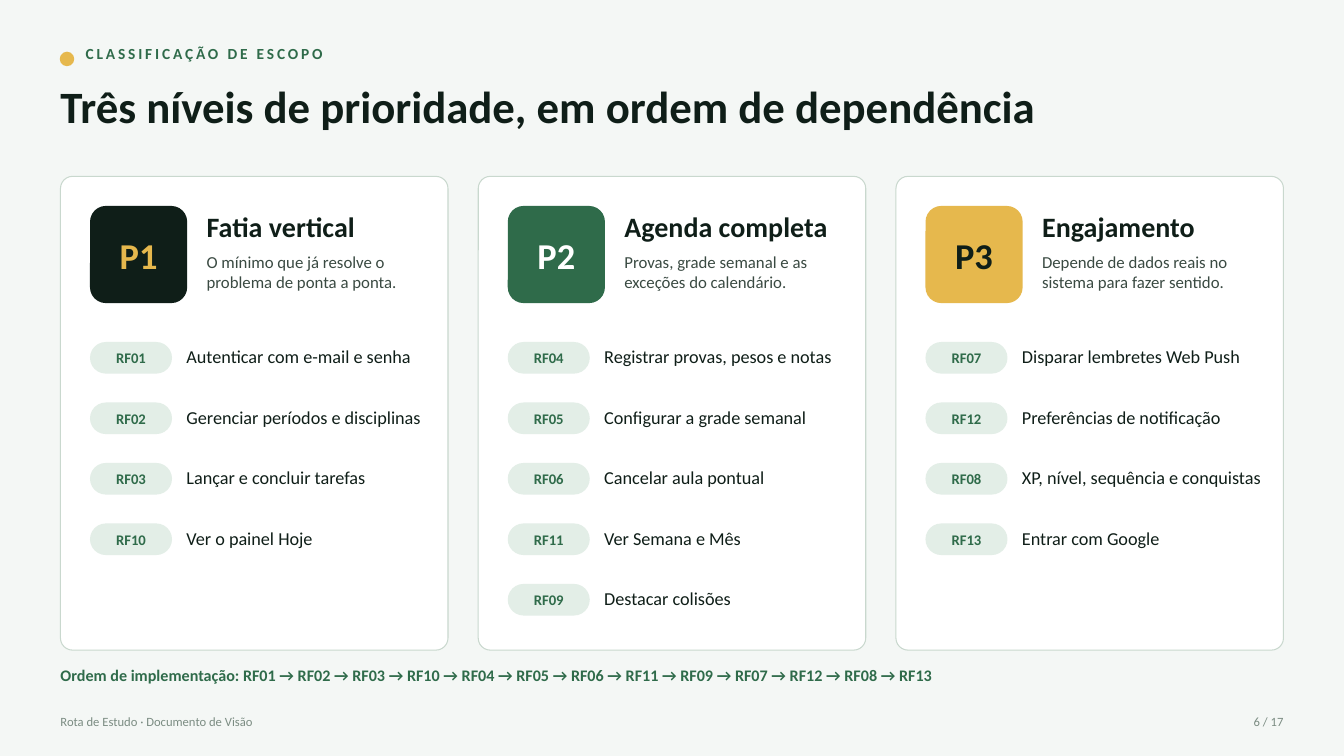
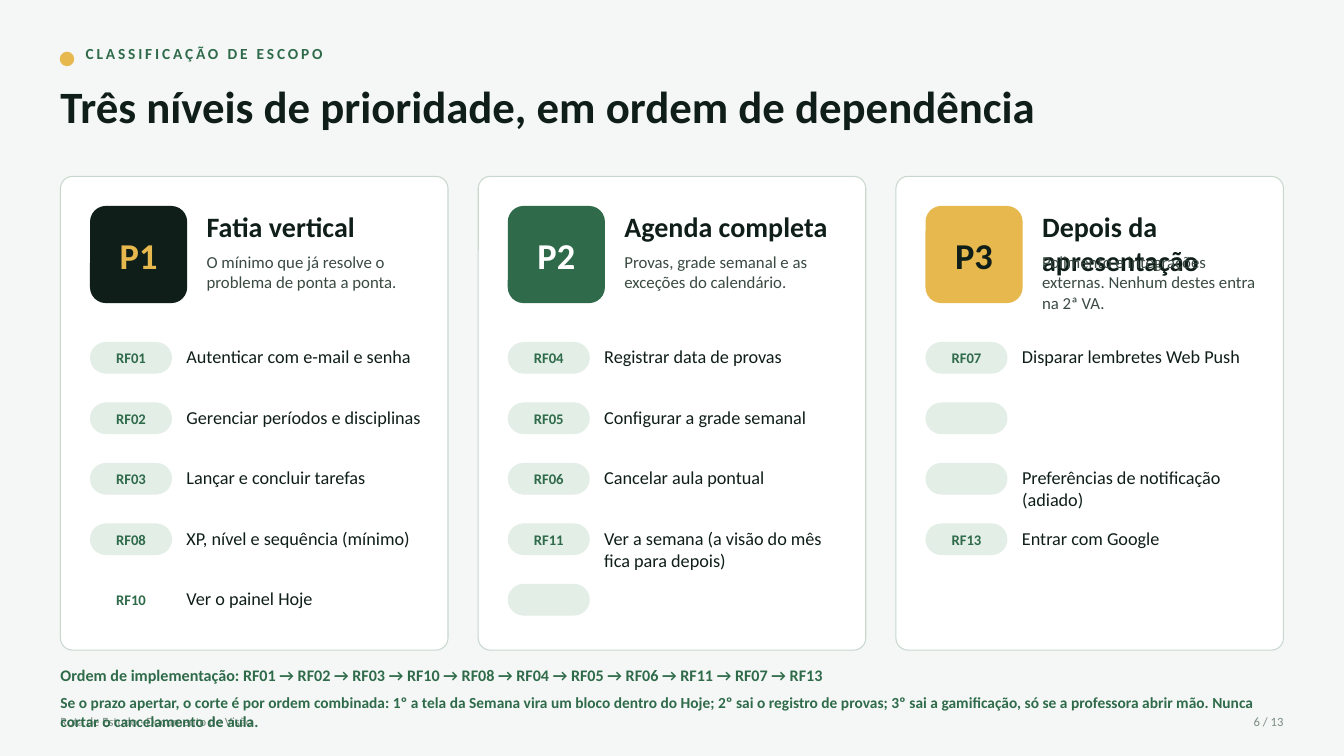
Before and after one commit to rilsonjoas/rural-sala-de-aula, a slide deck: slide 6 of Rota de Estudo - Requisitos e Escopo.pptx. Drawn at 1344x756 pixels with LibreOffice and Linux fonts; fonts in the diff are those of the drawing. Boxes give left, top, right and bottom in pixels: in the first picture for what was removed or moved away, otherwise in the second. Text is boxed around its words. In the diff, an @@ line names an element or a change of style, - is before the commit and + after.

```diff
--- a/Rota de Estudo - Requisitos e Escopo.pptx
+++ b/Rota de Estudo - Requisitos e Escopo.pptx
@@ text at box(1042, 217, 1199, 278): text changed @@
-Engajamento
+Depois da apresentação
@@ text at box(1042, 255, 1255, 309): text changed @@
-Depende de dados reais no sistema para fazer sentido.
+Polimento e integrações externas. Nenhum destes entra na 2ª VA.
@@ text at box(604, 350, 782, 366): text changed @@
-Registrar provas, pesos e notas
+Registrar data de provas
@@ text removed at box(952, 414, 982, 424) @@
-RF12
@@ text at box(1022, 471, 1221, 509): text changed @@
-Preferências de notificação
+Preferências de notificação (adiado)
@@ text "RF08": place and size @@
-text "RF08" at box(952, 474, 982, 484)
+text "RF08" at box(116, 535, 146, 545)
@@ text at box(186, 532, 409, 548): text changed @@
-XP, nível, sequência e conquistas
+XP, nível e sequência (mínimo)
@@ text at box(604, 532, 822, 570): text changed @@
-Ver Semana e Mês
+Ver a semana (a visão do mês fica para depois)
@@ text "RF10": place and size @@
-text "RF10" at box(116, 535, 146, 545)
+text "RF10" at box(116, 595, 146, 605)
@@ text "Ver o painel Hoje": place and size @@
-text "Ver o painel Hoje" at box(186, 532, 312, 548)
+text "Ver o painel Hoje" at box(186, 592, 312, 608)
@@ text removed at box(534, 595, 564, 605) @@
-RF09
@@ text removed at box(604, 592, 731, 605) @@
-Destacar colisões
@@ text at box(60, 669, 823, 684): text changed @@
-Ordem de implementação: RF01 → RF02 → RF03 → RF10 → RF04 → RF05 → RF06 → RF11 → RF09 → RF07 → RF12 → RF08 → RF13
+Ordem de implementação: RF01 → RF02 → RF03 → RF10 → RF08 → RF04 → RF05 → RF06 → RF11 → RF07 → RF13
@@ text added at box(60, 697, 1253, 727), 11 pt, text #2F6B4A, bold @@
+Se o prazo apertar, o corte é por ordem combinada: 1º a tela da Semana vira um bloco dentro do Hoje; 2º sai o registro de provas; 3º sai a gamificação, só se a professora abrir mão. Nunca cortar o cancelamento de aula.
@@ text at box(1254, 717, 1284, 726): text changed @@
-6 / 17
+6 / 13
```
Also in this commit, not shown: 11 other slides changed, 1 slide added, 5 slides removed, 1 other file.
